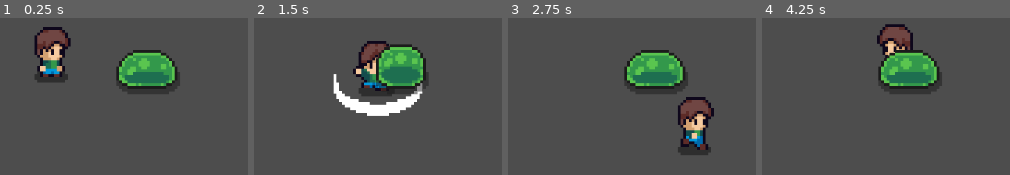
Above: before the commit, frames 1-4 (left to right).
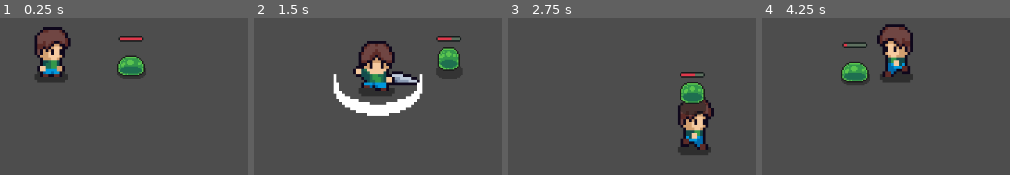
Above: after the commit, the same moments.

Repository: Slim2Dev/Game-Dev
Game: Godot game, scene res://scenes/main.tscn
Same seed, same stepped clock (60 frames per second), same inputs: the game is played once before the commit and once after it.
Inputs:
- Up to frame 1 (0.25 s): no input
- Up to frame 2 (1.5 s): hold Right (right) 0.53-1.28 s; tap Space (attack) at 0.6, 1.35 s; hold Down (down) from 1.28 s (still down)
- Up to frame 3 (2.75 s): release Down (down) at 2.03 s; hold Right (right) from 2.03 s (still down); tap Space (attack) at 2.1 s
- Up to frame 4 (4.25 s): release Right (right) at 2.78 s; hold Up (up) 2.78-3.53 s; tap Space (attack) at 2.85, 3.6 s; hold Left (left) from 3.53 s (still down)

The runs differ from the first frame. In frame 1, 6.1% of the frame differs, in the area x 46-73%, y 11-49%; in frame 2, 7.7%; in frame 3, 8.0%, in the area x 46-80%, y 20-62%; in frame 4, 7.8%.

Commit message:
Added a basic AI to detect the player by enemy, also added take and deal damage mechanic, and adjusted animations

Diff:
--- /dev/null
+++ b/2dgame/scenes/health_bar.gd
@@ -0,0 +1,11 @@
+extends Node2D
+
+@onready var health_bar: Sprite2D = $Health
+
+@onready var default_width = health_bar.region_rect.size.x
+@onready var default_height = health_bar.region_rect.size.y
+
+func update_health(new_health: int) -> void:
+	# Resize the health bar
+	var new_width = (new_health / 100.0) * default_width
+	health_bar.region_rect = Rect2(0, 0, new_width, default_height)
--- /dev/null
+++ b/2dgame/scenes/health_bar.tscn
@@ -0,0 +1,18 @@
+[gd_scene format=3 uid="uid://dfpij3kptkqip"]
+
+[ext_resource type="Script" uid="uid://7nvhkxyc1fjb" path="res://scenes/health_bar.gd" id="1_6opq1"]
+[ext_resource type="Texture2D" uid="uid://dehhhjyf3tqb1" path="res://assets/UI/LifeBarMiniUnder.png" id="1_y3kqx"]
+[ext_resource type="Texture2D" uid="uid://nkb1adft4ix" path="res://assets/UI/LifeBarMiniProgress.png" id="2_6opq1"]
+
+[node name="HealthBar" type="Node2D" unique_id=929668733]
+script = ExtResource("1_6opq1")
+
+[node name="HealthUnder" type="Sprite2D" parent="." unique_id=1410956625]
+texture = ExtResource("1_y3kqx")
+centered = false
+
+[node name="Health" type="Sprite2D" parent="." unique_id=1348093400]
+texture = ExtResource("2_6opq1")
+centered = false
+region_enabled = true
+region_rect = Rect2(0, 0, 18, 4)
--- a/2dgame/scenes/player.tscn
+++ b/2dgame/scenes/player.tscn
@@ -420,6 +420,9 @@
 "name": &"run_up",
 "speed": 7.0
 }]
+
+[sub_resource type="RectangleShape2D" id="RectangleShape2D_dqkch"]
+size = Vector2(13.25, 8)
 
 [sub_resource type="RectangleShape2D" id="RectangleShape2D_qhqgy"]
 size = Vector2(15, 15)
@@ -433,12 +436,17 @@
 animation = &"attack_right"
 frame = 3
 
+[node name="CollisionShape2D" type="CollisionShape2D" parent="." unique_id=981146052]
+position = Vector2(0.625, 5)
+shape = SubResource("RectangleShape2D_dqkch")
+
 [node name="SwingSword" type="AudioStreamPlayer2D" parent="." unique_id=774688131]
 stream = ExtResource("3_qhqgy")
 pitch_scale = 3.0
 
 [node name="Hitbox" type="Area2D" parent="." unique_id=1028643792]
 position = Vector2(7.5, 1)
+collision_mask = 2
 metadata/_edit_group_ = true
 
 [node name="CollisionShape2D" type="CollisionShape2D" parent="Hitbox" unique_id=1968705537]
--- a/2dgame/scenes/slime.tscn
+++ b/2dgame/scenes/slime.tscn
@@ -1,6 +1,9 @@
 [gd_scene format=3 uid="uid://c54iw7hucfun"]
 
 [ext_resource type="Texture2D" uid="uid://ceyedm8cfqtty" path="res://assets/images/enemies/Slime_Green.png" id="1_371uh"]
+[ext_resource type="Script" uid="uid://chujc4087nsqs" path="res://scripts/slime.gd" id="1_p2gj0"]
+[ext_resource type="AudioStream" uid="uid://cg1hdmr241hp6" path="res://assets/audio/hit_enemy.wav" id="3_n6pvg"]
+[ext_resource type="PackedScene" uid="uid://dfpij3kptkqip" path="res://scenes/health_bar.tscn" id="4_pjw23"]
 
 [sub_resource type="AtlasTexture" id="AtlasTexture_p2gj0"]
 atlas = ExtResource("1_371uh")
@@ -33,6 +36,38 @@
 [sub_resource type="AtlasTexture" id="AtlasTexture_0l8pv"]
 atlas = ExtResource("1_371uh")
 region = Rect2(448, 64, 64, 64)
+
+[sub_resource type="AtlasTexture" id="AtlasTexture_vnioy"]
+atlas = ExtResource("1_371uh")
+region = Rect2(0, 128, 64, 64)
+
+[sub_resource type="AtlasTexture" id="AtlasTexture_2xjuo"]
+atlas = ExtResource("1_371uh")
+region = Rect2(64, 128, 64, 64)
+
+[sub_resource type="AtlasTexture" id="AtlasTexture_a02ik"]
+atlas = ExtResource("1_371uh")
+region = Rect2(128, 128, 64, 64)
+
+[sub_resource type="AtlasTexture" id="AtlasTexture_pu8ps"]
+atlas = ExtResource("1_371uh")
+region = Rect2(192, 128, 64, 64)
+
+[sub_resource type="AtlasTexture" id="AtlasTexture_g40cl"]
+atlas = ExtResource("1_371uh")
+region = Rect2(256, 128, 64, 64)
+
+[sub_resource type="AtlasTexture" id="AtlasTexture_cxm07"]
+atlas = ExtResource("1_371uh")
+region = Rect2(320, 128, 64, 64)
+
+[sub_resource type="AtlasTexture" id="AtlasTexture_g2qvl"]
+atlas = ExtResource("1_371uh")
+region = Rect2(384, 128, 64, 64)
+
+[sub_resource type="AtlasTexture" id="AtlasTexture_tyl0w"]
+atlas = ExtResource("1_371uh")
+region = Rect2(448, 128, 64, 64)
 
 [sub_resource type="AtlasTexture" id="AtlasTexture_fur4c"]
 atlas = ExtResource("1_371uh")
@@ -81,8 +116,32 @@
 "name": &"attack",
 "speed": 8.0
 }, {
-"frames": [],
-"loop": true,
+"frames": [{
+"duration": 1.0,
+"texture": SubResource("AtlasTexture_vnioy")
+}, {
+"duration": 1.0,
+"texture": SubResource("AtlasTexture_2xjuo")
+}, {
+"duration": 1.0,
+"texture": SubResource("AtlasTexture_a02ik")
+}, {
+"duration": 1.0,
+"texture": SubResource("AtlasTexture_pu8ps")
+}, {
+"duration": 1.0,
+"texture": SubResource("AtlasTexture_g40cl")
+}, {
+"duration": 1.0,
+"texture": SubResource("AtlasTexture_cxm07")
+}, {
+"duration": 1.0,
+"texture": SubResource("AtlasTexture_g2qvl")
+}, {
+"duration": 1.0,
+"texture": SubResource("AtlasTexture_tyl0w")
+}],
+"loop": false,
 "name": &"die",
 "speed": 8.0
 }, {
@@ -105,16 +164,37 @@
 }]
 
 [sub_resource type="RectangleShape2D" id="RectangleShape2D_371uh"]
-size = Vector2(36, 32)
+size = Vector2(20, 15)
+
+[sub_resource type="CircleShape2D" id="CircleShape2D_371uh"]
+radius = 150.0
 
 [node name="Slime" type="CharacterBody2D" unique_id=1882305109]
 scale = Vector2(2, 2)
+collision_layer = 2
+collision_mask = 0
+script = ExtResource("1_p2gj0")
 
 [node name="AnimatedSprite2D" type="AnimatedSprite2D" parent="." unique_id=1472525402]
-scale = Vector2(2, 2)
 sprite_frames = SubResource("SpriteFrames_24adn")
-animation = &"idle"
+animation = &"die"
 autoplay = "idle"
 
 [node name="CollisionShape2D" type="CollisionShape2D" parent="." unique_id=19490169]
+position = Vector2(0, -0.5)
 shape = SubResource("RectangleShape2D_371uh")
+
+[node name="Sight" type="Area2D" parent="." unique_id=784178886]
+
+[node name="CollisionShape2D" type="CollisionShape2D" parent="Sight" unique_id=661933660]
+shape = SubResource("CircleShape2D_371uh")
+
+[node name="TakeDamage" type="AudioStreamPlayer2D" parent="." unique_id=53928188]
+stream = ExtResource("3_n6pvg")
+pitch_scale = 0.75
+
+[node name="HealthBar" parent="." unique_id=929668733 instance=ExtResource("4_pjw23")]
+position = Vector2(-9, -21)
+
+[connection signal="body_entered" from="Sight" to="." method="_on_sight_body_entered"]
+[connection signal="body_exited" from="Sight" to="." method="_on_sight_body_exited"]
--- a/2dgame/scripts/player.gd
+++ b/2dgame/scripts/player.gd
@@ -5,6 +5,7 @@
 var last_direction: Vector2 = Vector2.RIGHT
 var is_attacking: bool = false
 var hitbox_offset: Vector2
+var strength: int = 20
 
 @onready var animated_sprite_2d: AnimatedSprite2D = $AnimatedSprite2D
 @onready var swing_sword: AudioStreamPlayer2D = $SwingSword
@@ -107,5 +108,4 @@
 
 func _on_hitbox_body_entered(body: Node2D) -> void:
 	if is_attacking and body.name.begins_with("Slime"):
-		print(body.name)
-		print("hit")
+		body.take_damage(strength, position)
--- /dev/null
+++ b/2dgame/scripts/slime.gd
@@ -0,0 +1,59 @@
+extends CharacterBody2D
+
+const SPEED: int = 100
+const KNOCKBACK_FORCE: int = 100
+
+var is_alive: bool = true
+var health: int = 100
+var target = null
+
+@onready var animated_sprite_2d: AnimatedSprite2D = $AnimatedSprite2D
+@onready var take_damage_sound: AudioStreamPlayer2D = $TakeDamage
+@onready var health_bar: Node2D = $HealthBar
+
+func _physics_process(delta: float) -> void:
+	if is_alive and target:
+		_attack(delta)
+
+
+func _attack(delta: float) -> void:
+	var direction = (target.position - position).normalized()
+	position += direction * SPEED * delta
+	animated_sprite_2d.play("attack")
+
+func take_damage(damage: int, attacker_position: Vector2) -> void:
+	health -= damage
+	health_bar.update_health(health)
+	if health <= 0:
+		_die()
+	else:
+		take_damage_sound.play()
+		# Knockback
+		var knockback_direction = (position - attacker_position).normalized()
+		var target_position = position + knockback_direction * KNOCKBACK_FORCE
+		var tween = create_tween()
+		tween.set_ease(Tween.EASE_OUT)
+		tween.set_trans(Tween.TRANS_CUBIC)
+		tween.tween_property(self,"position", target_position, 0.5)
+
+func _die() -> void:
+	is_alive = false
+	animated_sprite_2d.play("die")
+
+	take_damage_sound.pitch_scale = 0.5
+	take_damage_sound.play()
+
+	# Disable collision
+	$CollisionShape2D.set_deferred("disabled", true)
+	$Sight/CollisionShape2D.set_deferred("disabled", true)
+
+func _on_sight_body_entered(body: Node2D) -> void:
+	if body.name == "Player":
+		target = body
+
+
+
+func _on_sight_body_exited(body: Node2D) -> void:
+	if body.name == "Player" and is_alive:
+		target = null
+		animated_sprite_2d.play("idle")
Binary file added: 2dgame/assets/UI/LifeBarMiniProgress.png
Not shown, added: 2dgame/assets/UI/LifeBarMiniProgress.png.import
Binary file added: 2dgame/assets/UI/LifeBarMiniUnder.png
Not shown, added: 2dgame/assets/UI/LifeBarMiniUnder.png.import
Not shown, added: 2dgame/assets/audio/hit_enemy.wav.import
Not shown, added: 2dgame/scenes/health_bar.gd.uid
Not shown, added: 2dgame/scripts/slime.gd.uid
Not shown, added: 2dgame/assets/audio/hit_enemy.wav
